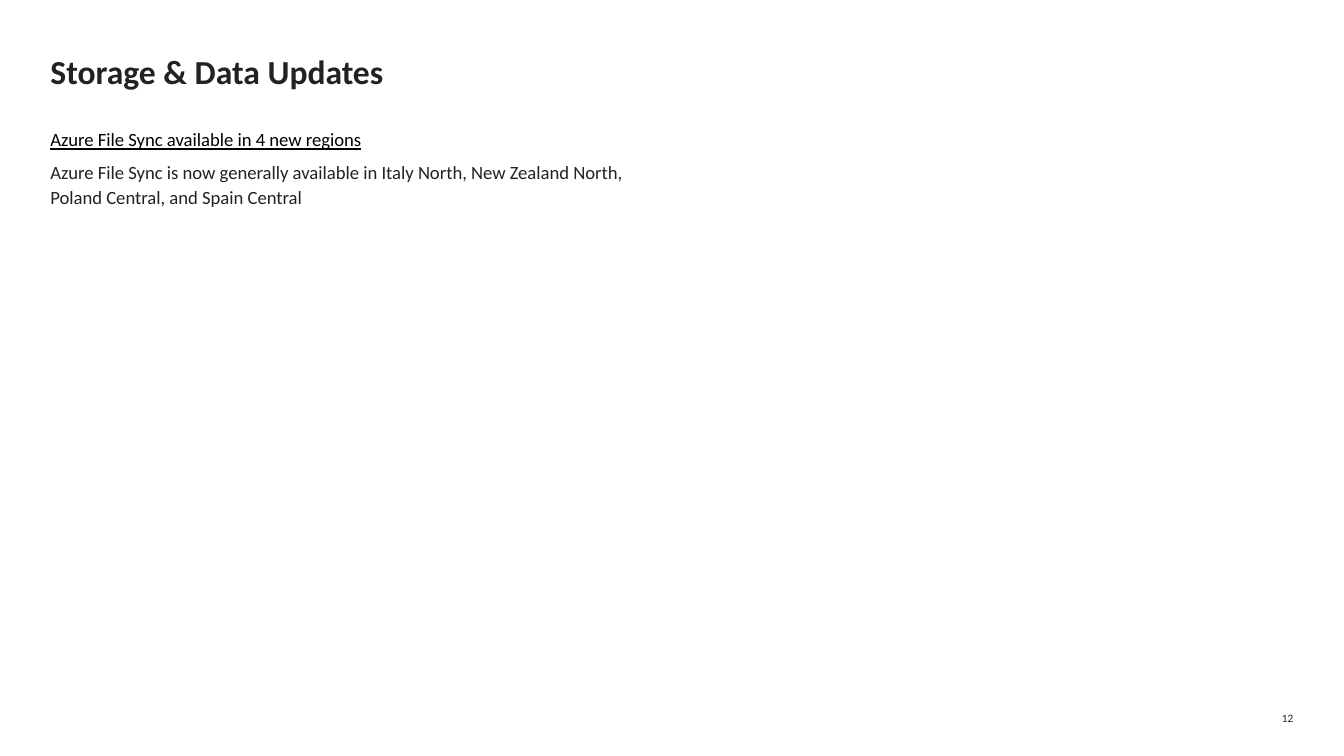
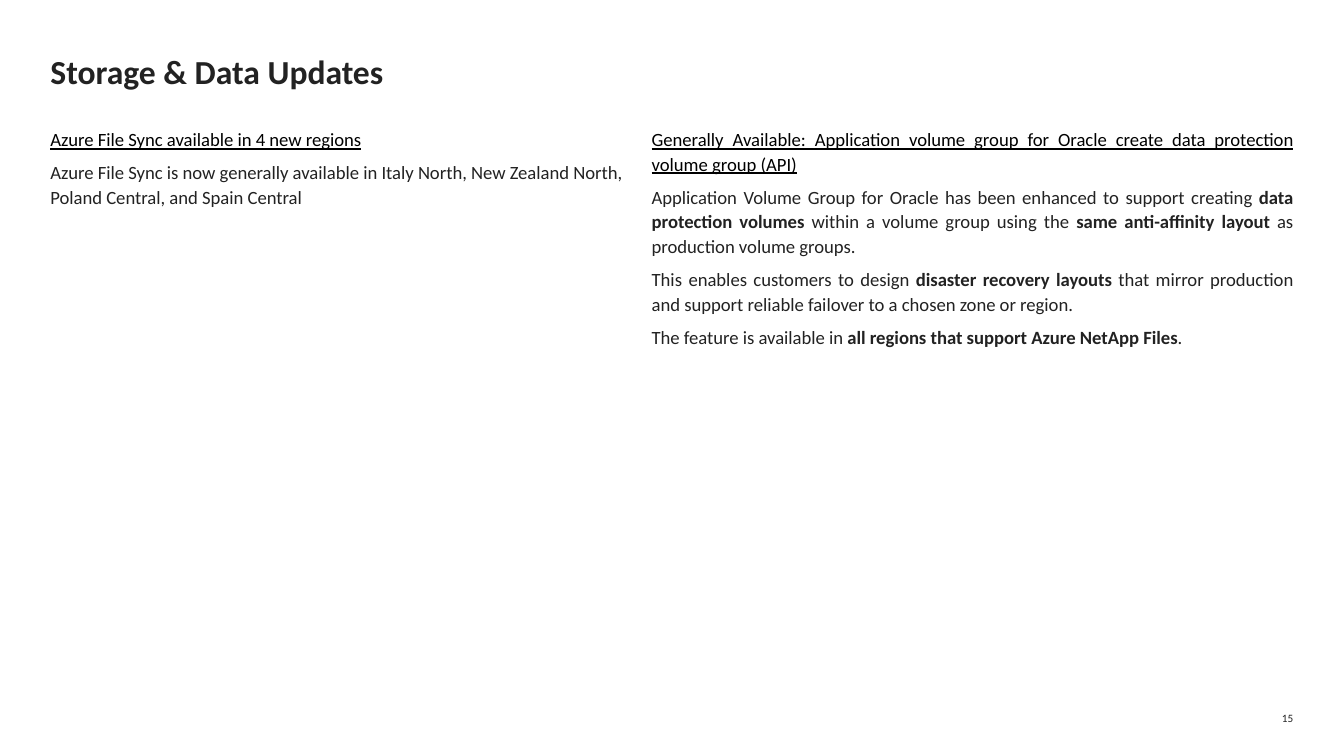
Before and after one commit to azureTimes/meetups, a slide deck: slide 15 of 00_presentation/2026/azureTimes190/AzureTimes_190.pptx (slide 12 before the commit). Drawn at 1344x756 pixels with LibreOffice and Linux fonts; fonts in the diff are those of the drawing. Boxes give left, top, right and bottom in pixels: in the first picture for what was removed or moved away, otherwise in the second. Text is boxed around its words. In the diff, an @@ line names an element or a change of style, - is before the commit and + after.

Commit message:
Azure Times 190

```diff
--- a/00_presentation/2026/azureTimes190/AzureTimes_190.pptx
+++ b/00_presentation/2026/azureTimes190/AzureTimes_190.pptx
@@ text added at (652,133,1293,347), 10 pt, text #222222 @@
+Generally Available: Application volume group for Oracle create data protection volume group (API)
+Application Volume Group for Oracle has been enhanced to support creating data protection volumes within a volume group using the same anti-affinity layout as production volume groups.
+This enables customers to design disaster recovery layouts that mirror production and support reliable failover to a chosen zone or region.
+The feature is available in all regions that support Azure NetApp Files.
@@ page number at (1282,714,1293,722): text changed @@
-12
+15
```
Also in this commit, not shown: 1 other slide changed, 6 slides added.
